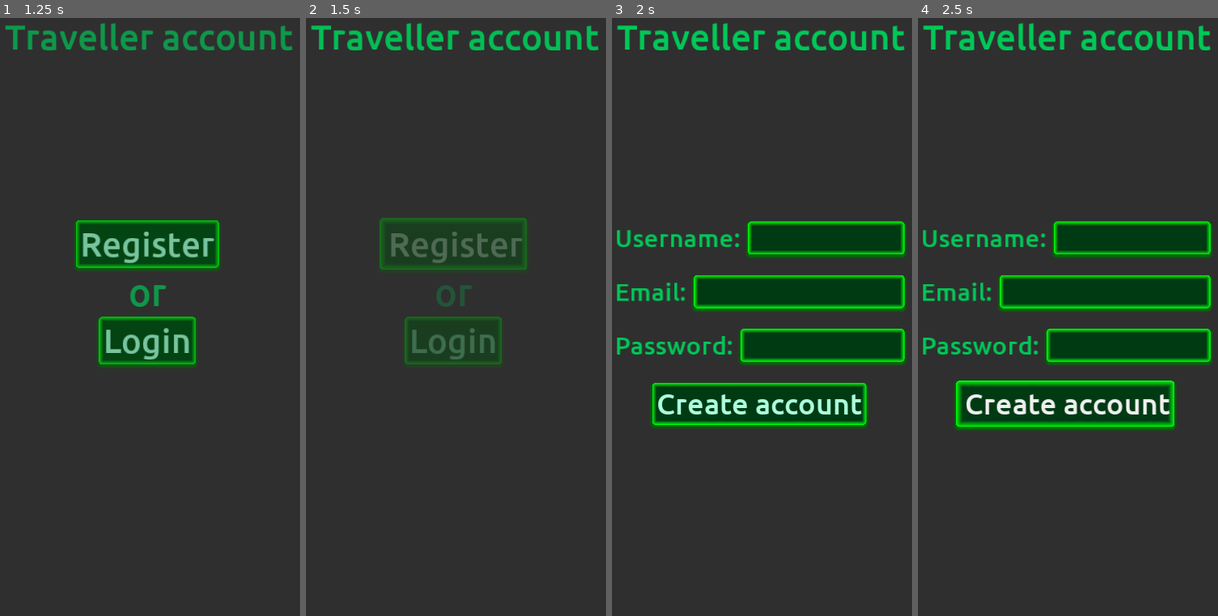
Above: before the commit, frames 1-4 (left to right).
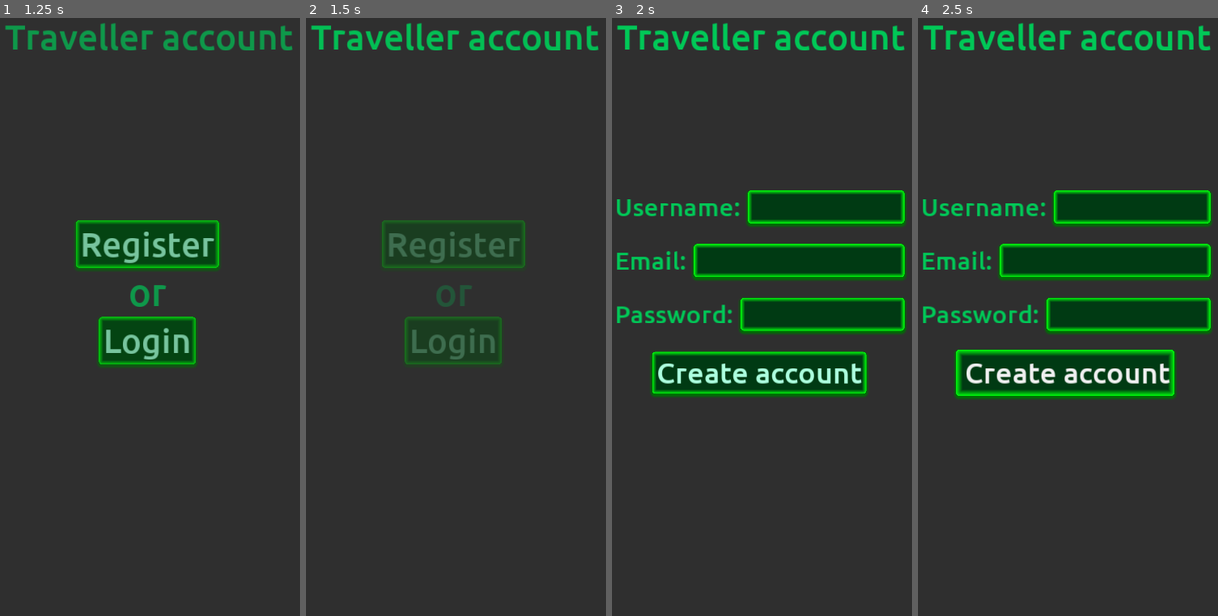
Above: after the commit, the same moments.

Repository: TowerVerse/towerverseandroid
Game: Godot game, scene res://Scenes/StartMenu.tscn
Same seed, same stepped clock (60 frames per second), same inputs: the game is played once before the commit and once after it.
Inputs:
- Up to frame 1 (1.25 s): click "Play" at 0.5 s
- Up to frame 2 (1.5 s): click "Register" at 1.25 s
- Up to frame 3 (2 s): no input
- Up to frame 4 (2.5 s): click "Create account" at 2 s

Frame 1 is identical in both runs. In frame 2, 1.0% of the frame differs, in the area x 24-74%, y 33-43%; in frame 3, 27%; in frame 4, 27%, in the area x 1-99%, y 28-70%.

Commit message:
Add templates, error text almost finished for accounts.

Diff:
--- a/Scenes/Account.tscn
+++ b/Scenes/Account.tscn
@@ -6,6 +6,7 @@
 [ext_resource path="res://Themes/button_pressed.tres" type="StyleBox" id=4]
 [ext_resource path="res://Fonts/button_font.tres" type="DynamicFont" id=5]
 [ext_resource path="res://Fonts/lineedit_font.tres" type="DynamicFont" id=6]
+[ext_resource path="res://Fonts/label_font.tres" type="DynamicFont" id=7]
 
 [sub_resource type="DynamicFont" id=1]
 size = 85
@@ -73,6 +74,7 @@
 [node name="tween" type="Tween" parent="."]
 
 [node name="account_buttons_container" type="VBoxContainer" parent="."]
+visible = false
 anchor_left = 0.5
 anchor_top = 0.5
 anchor_right = 0.5
@@ -141,24 +143,36 @@
 }
 
 [node name="register_container" type="VBoxContainer" parent="."]
-visible = false
 anchor_left = 0.5
 anchor_top = 0.5
 anchor_right = 0.5
 anchor_bottom = 0.5
 margin_left = -340.0
-margin_top = -165.5
+margin_top = -291.0
 margin_right = 340.0
-margin_bottom = 165.5
+margin_bottom = 291.0
 custom_constants/separation = 50
 alignment = 1
 __meta__ = {
 "_edit_use_anchors_": false
 }
 
+[node name="register_error_label" type="Label" parent="register_container"]
+margin_right = 680.0
+margin_bottom = 51.0
+custom_fonts/font = ExtResource( 7 )
+align = 1
+valign = 1
+autowrap = true
+max_lines_visible = 2
+__meta__ = {
+"_edit_use_anchors_": false
+}
+
 [node name="register_username_container" type="HBoxContainer" parent="register_container"]
-margin_right = 680.0
-margin_bottom = 77.0
+margin_top = 101.0
+margin_right = 680.0
+margin_bottom = 178.0
 
 [node name="register_username_label" type="Label" parent="register_container/register_username_container"]
 margin_top = 4.0
@@ -189,9 +203,9 @@
 context_menu_enabled = false
 
 [node name="register_email_container" type="HBoxContainer" parent="register_container"]
-margin_top = 127.0
-margin_right = 680.0
-margin_bottom = 204.0
+margin_top = 228.0
+margin_right = 680.0
+margin_bottom = 305.0
 
 [node name="register_email_label" type="Label" parent="register_container/register_email_container"]
 margin_top = 4.0
@@ -222,9 +236,9 @@
 context_menu_enabled = false
 
 [node name="register_password_container" type="HBoxContainer" parent="register_container"]
-margin_top = 254.0
-margin_right = 680.0
-margin_bottom = 331.0
+margin_top = 355.0
+margin_right = 680.0
+margin_bottom = 432.0
 
 [node name="register_password_label" type="Label" parent="register_container/register_password_container"]
 margin_top = 4.0
@@ -257,9 +271,9 @@
 
 [node name="register_button" type="Button" parent="register_container"]
 margin_left = 84.0
-margin_top = 381.0
+margin_top = 482.0
 margin_right = 595.0
-margin_bottom = 481.0
+margin_bottom = 582.0
 focus_mode = 0
 size_flags_horizontal = 4
 custom_styles/hover = ExtResource( 4 )
@@ -283,18 +297,31 @@
 anchor_right = 0.5
 anchor_bottom = 0.5
 margin_left = -340.0
-margin_top = -177.0
+margin_top = -227.5
 margin_right = 340.0
-margin_bottom = 177.0
+margin_bottom = 227.5
 custom_constants/separation = 50
 alignment = 1
 __meta__ = {
 "_edit_use_anchors_": false
 }
 
+[node name="login_error_label" type="Label" parent="login_container"]
+margin_right = 680.0
+margin_bottom = 51.0
+custom_fonts/font = ExtResource( 7 )
+align = 1
+valign = 1
+autowrap = true
+max_lines_visible = 2
+__meta__ = {
+"_edit_use_anchors_": false
+}
+
 [node name="login_email_container" type="HBoxContainer" parent="login_container"]
-margin_right = 680.0
-margin_bottom = 77.0
+margin_top = 101.0
+margin_right = 680.0
+margin_bottom = 178.0
 
 [node name="login_email_label" type="Label" parent="login_container/login_email_container"]
 margin_top = 4.0
@@ -325,9 +352,9 @@
 context_menu_enabled = false
 
 [node name="login_password_container" type="HBoxContainer" parent="login_container"]
-margin_top = 127.0
-margin_right = 680.0
-margin_bottom = 204.0
+margin_top = 228.0
+margin_right = 680.0
+margin_bottom = 305.0
 
 [node name="login_password_label" type="Label" parent="login_container/login_password_container"]
 margin_top = 4.0
@@ -360,9 +387,9 @@
 
 [node name="login_button" type="Button" parent="login_container"]
 margin_left = 60.0
-margin_top = 254.0
+margin_top = 355.0
 margin_right = 619.0
-margin_bottom = 354.0
+margin_bottom = 455.0
 focus_mode = 0
 size_flags_horizontal = 4
 custom_styles/hover = ExtResource( 4 )
--- a/Scripts/Account.gd
+++ b/Scripts/Account.gd
@@ -4,15 +4,21 @@
 onready var account_scene = get_node('.')
 
 onready var account_buttons_container = get_node('account_buttons_container')
+onready var acc_register_button = get_node("account_buttons_container/acc_register_button")
+onready var acc_login_button = get_node("account_buttons_container/acc_login_button")
 
 onready var register_container = get_node('register_container')
+onready var register_error_label = get_node("register_container/register_error_label")
 onready var register_username = get_node('register_container/register_username_container/register_username')
 onready var register_email = get_node('register_container/register_email_container/register_email')
 onready var register_password = get_node('register_container/register_password_container/register_password')
+onready var register_button = get_node("register_container/register_button")
 
 onready var login_container = get_node('login_container')
+onready var login_error_label = get_node("login_container/login_error_label")
 onready var login_email = get_node('login_container/login_email_container/login_email')
 onready var login_password = get_node('login_container/login_password_container/login_password')
+onready var login_button = get_node("login_container/login_button")
 
 var has_selected: bool = false
 var is_register: bool = false
@@ -24,6 +30,9 @@
 
 func _input(event: InputEvent) -> void:
 	if event.is_action_pressed('ui_back'):
+		if tween.is_active():
+			return
+
 		if not has_selected:
 			get_tree().change_scene("res://Scenes/StartMenu.tscn")
 		has_selected = false
@@ -31,23 +40,34 @@
 
 func _notification(what: int) -> void:
 	if what == NOTIFICATION_WM_GO_BACK_REQUEST:
+		if tween.is_active():
+			return
+
 		if not has_selected:
 			get_tree().change_scene("res://Scenes/StartMenu.tscn")
 		has_selected = false
 		fade_in_buttons_and_fade_out_ui()
 
-func fade_in():
+func fade_in() -> void:
+	account_buttons_container.visible = true
+
 	register_container.visible = false
+	register_error_label.visible = false
+
+	login_container.visible = false
+	login_error_label.visible = false
 
 	tween.interpolate_property(account_scene, 'modulate', Color(1, 1, 1, 0), Color(1, 1, 1, 1), 1)
 	tween.start()
 
-func fade_in_buttons_and_fade_out_ui():
-	if is_register:
+func fade_in_buttons_and_fade_out_ui() -> void:
+	if is_register:
+		register_button.disabled = true
 		tween.interpolate_property(register_container, 'modulate', Color(1, 1, 1, 1), Color(1, 1, 1, 0), 0.25)
 		tween.start()
 
 	else:
+		login_button.disabled = true
 		tween.interpolate_property(login_container, 'modulate', Color(1, 1, 1, 1), Color(1, 1, 1, 0), 0.25)
 		tween.start()
 
@@ -62,7 +82,15 @@
 	tween.interpolate_property(account_buttons_container, 'modulate', Color(1, 1, 1, 0), Color(1, 1, 1, 1), 0.25)
 	tween.start()
 
-func fade_out_buttons_and_fade_in_ui():
+	yield(tween ,"tween_completed")
+
+	acc_register_button.disabled = false
+	acc_login_button.disabled = false
+
+func fade_out_buttons_and_fade_in_ui() -> void:
+	acc_register_button.disabled = true
+	acc_login_button.disabled = true
+
 	tween.interpolate_property(account_buttons_container, 'modulate', Color(1, 1, 1, 1), Color(1, 1, 1, 0), 0.25)
 	tween.start()
 
@@ -78,6 +106,72 @@
 		login_container.visible = true
 		tween.interpolate_property(login_container, 'modulate', Color(1, 1, 1, 0), Color(1, 1, 1, 1), 0.25)
 		tween.start()
+
+	yield(tween, "tween_completed")
+
+	if is_register:
+		register_username.editable = true
+		register_email.editable = true
+		register_password.editable = true
+		register_button.disabled = false
+
+	else:
+		login_email.editable = true
+		login_password.editable = true
+		login_button.disabled = false
+
+func show_response_error(dict: Dictionary) -> void:
+	if is_register:
+
+		var register_error_text = ''
+
+		match dict['data']['errorMessage']:
+			'createTravellerNameExceedsLimit':
+				register_error_text = Templates.exceeds_length.format(['Username', '3', '20'])
+
+			'createTravellerEmailExceedsLimit':
+				register_error_text = Templates.exceeds_length.format(['Email', '10', '60'])
+			'createTravellerEmailInvalidFormat':
+				register_error_text = dict['data']['errorMessage']
+			'createTravellerEmailInUse':
+				register_error_text = Templates.email_in_use
+
+			'createTravellerPasswordExceedsLimit':
+				register_error_text = Templates.exceeds_length.format(['Password', '10', '50'])
+
+			_:
+				register_error_text = Templates.unknown_error.format(['registering'])
+
+		register_error_label.visible = true
+		register_error_label.text = register_error_text
+
+	else:
+
+		var login_error_text = ''
+
+		match dict['data']['errorMessage']:
+			'loginTravellerEmailExceedsLimit':
+				login_error_text = Templates.exceeds_length.format(['Email', '10', '60'])
+			'loginTravellerEmailInvalidFormat':
+				login_error_text = dict['data']['errorMessage']
+
+			'loginTravellerPasswordExceedsLimit':
+				login_error_text = Templates.exceeds_length.format(['Password', '10', '50'])
+
+			'loginTravellerNotFound':
+				login_error_text = 'The traveller could not be found.'
+
+			'loginTravellerAccountTaken':
+				login_error_text = 'Someone else has already logged in to this account.'
+
+			'loginTravellerInvalidPassword':
+				login_error_text = 'The password is invalid.'
+
+			_:
+				login_error_text = Templates.unknown_error
+
+		login_error_label.visible = true
+		login_error_label.text = login_error_text
 
 func _on_acc_register_button_pressed() -> void:
 	has_selected = true
@@ -95,34 +189,24 @@
 	var password = register_password.text
 	var error_text = ''
 
-	if username.length() < 3 || username.length() > 20:
-		error_text = 'Username should be between 3 and 20 characters.'
-
-	elif email.length() < 10 || email.length() > 60:
-		error_text = 'Email should be between 10 and 60 characters.'
-
-	elif password.length() < 10 || password.length() > 50:
-		error_text = 'Password should be between 10 and 50 characters.'
-
-	else:
-		Socket.send_packet('createTraveller', {
-								'travellerName': username,
-								'travellerEmail': email,
-								'travellerPassword': password
-		})
-
-		var result_response = yield(Socket, 'packet_fetched')
-		var result_response_reply = 'createTravellerReply'
-
-		match result_response['event']:
-			result_response_reply:
-				Utils.save_credentials(email, password)
-				get_tree().change_scene("res://Scenes/StartMenu.tscn")
-			_:
-				error_text = result_response
+	Socket.send_packet('createTraveller', {
+							'travellerName': username,
+							'travellerEmail': email,
+							'travellerPassword': password
+	})
+
+	var result_response = yield(Socket, 'packet_fetched')
+	var result_response_reply = 'createTravellerReply'
+
+	match result_response['event']:
+		result_response_reply:
+			Utils.save_credentials(email, password)
+			get_tree().change_scene("res://Scenes/StartMenu.tscn")
+		_:
+			error_text = result_response
 
 	if error_text:
-		print(error_text)
+		show_response_error(error_text)
 
 	error_text = ''
 
@@ -131,26 +215,22 @@
 	var password = login_password.text
 	var error_text = ''
 
-	if email.length() < 10 || email.length() > 60:
-		error_text = 'Email should be between 10 and 60 characters.'
-
-	elif password.length() < 10 || password.length() > 50:
-		error_text = 'Password should be between 10 and 50 characters.'
-
-	else:
-		Socket.send_packet('loginTraveller', {
-								'travellerEmail': email,
-								'travellerPassword': password
-		})
-
-		var result_response = yield(Socket, 'packet_fetched')
-		var result_response_reply = 'loginTravellerReply'
-
-		match result_response['event']:
-			result_response_reply:
-				Utils.save_credentials(email, password)
-				get_tree().change_scene("res://Scenes/StartMenu.tscn")
-			_:
-				error_text = result_response
+	Socket.send_packet('loginTraveller', {
+							'travellerEmail': email,
+							'travellerPassword': password
+	})
+
+	var result_response = yield(Socket, 'packet_fetched')
+	var result_response_reply = 'loginTravellerReply'
+
+	match result_response['event']:
+		result_response_reply:
+			Utils.save_credentials(email, password)
+			get_tree().change_scene("res://Scenes/StartMenu.tscn")
+		_:
+			error_text = result_response
+
+	if(error_text):
+		show_response_error(error_text)
 
 	error_text = ''
--- a/Scripts/StartMenu.gd
+++ b/Scripts/StartMenu.gd
@@ -13,7 +13,6 @@
 		get_tree().quit()
 
 func _on_play_button_pressed() -> void:
-
 	get_tree().change_scene("res://Scenes/Account.tscn")
 
 func fade_in():
--- /dev/null
+++ b/Scripts/Templates.gd
@@ -0,0 +1,6 @@
+extends Node
+
+var unknown_error: String = 'An unknown error has occured while {}, please try again later.'
+var exceeds_length: String = '{} must consist of {} to {} characters.'
+
+var email_in_use: String = 'This email is already in use.'
--- a/project.godot
+++ b/project.godot
@@ -26,6 +26,7 @@
 Socket="*res://Scripts/Socket.gd"
 Utils="*res://Scripts/Utils.gd"
 Variables="*res://Scripts/Variables.gd"
+Templates="*res://Scripts/Templates.gd"
 
 [debug]
 
@@ -42,6 +43,10 @@
 window/handheld/orientation="sensor_portrait"
 window/stretch/mode="2d"
 window/stretch/aspect="expand"
+
+[global]
+
+etc=false
 
 [gui]
 
@@ -120,6 +125,5 @@
 quality/intended_usage/framebuffer_allocation=0
 quality/intended_usage/framebuffer_allocation.mobile=0
 vram_compression/import_etc=true
-vram_compression/import_etc2=false
 environment/default_clear_color=Color( 0.184314, 0.184314, 0.184314, 1 )
 quality/depth/hdr=false
Not shown: 1 places in Scenes/Account.tscn that only renumber resources
